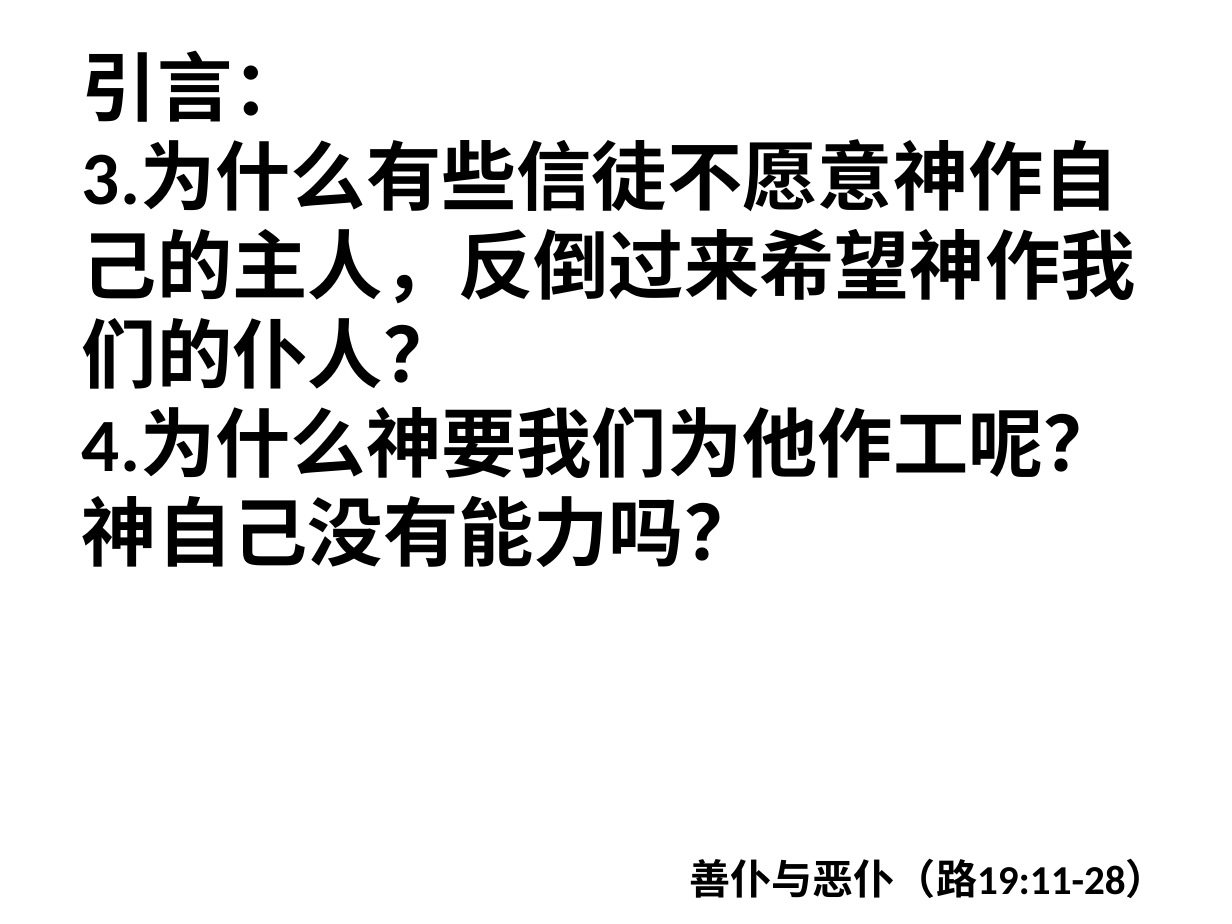
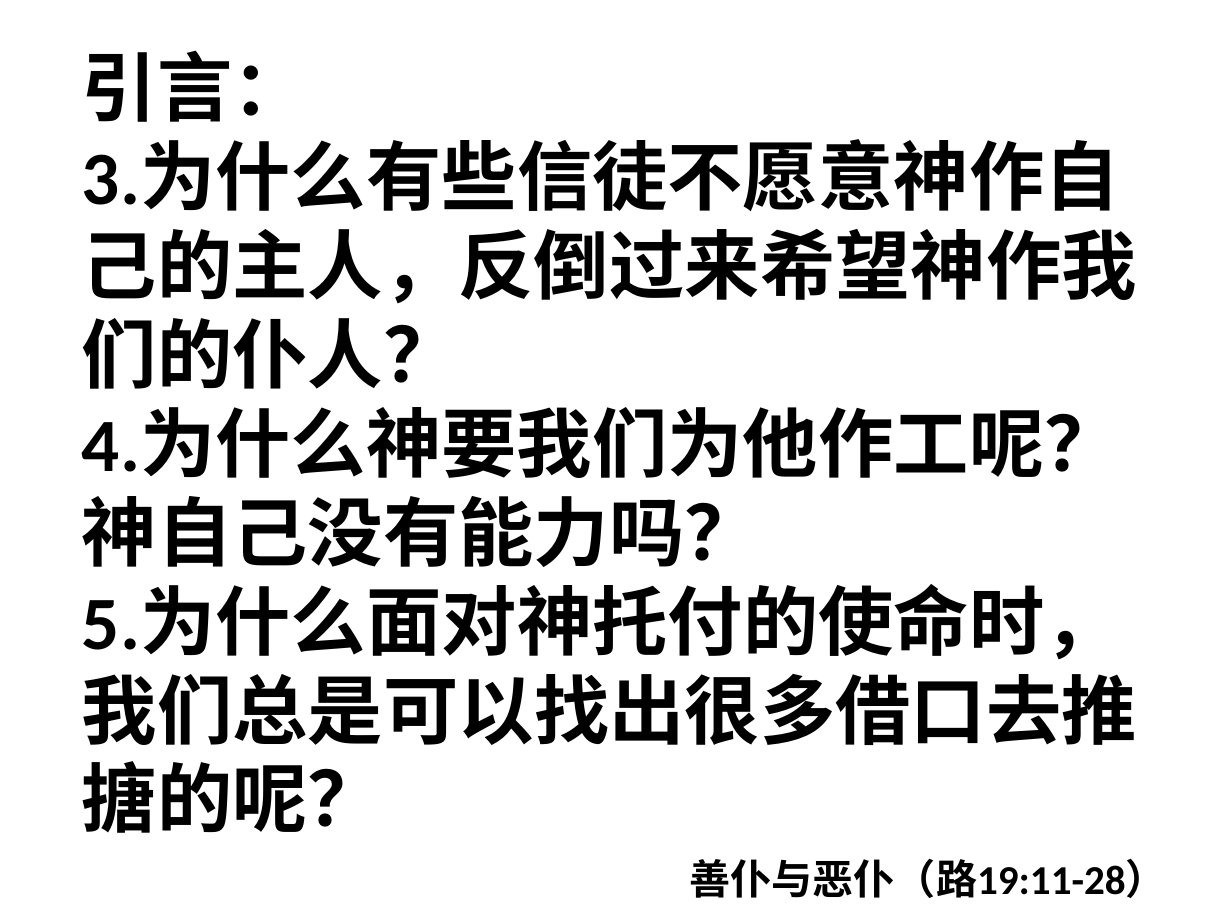
Before and after one commit to jackey-qiu/pyworship, a slide deck: slide 79 of 2023-08-16.pptx. Drawn at 1232x924 pixels with LibreOffice and Linux fonts; fonts in the diff are those of the drawing. Boxes give left, top, right and bottom in pixels: in the first picture for what was removed or moved away, otherwise in the second. Text is boxed around its words. In the diff, an @@ line names an element or a change of style, - is before the commit and + after.

```diff
--- a/2023-08-16.pptx
+++ b/2023-08-16.pptx
@@ text at [82, 586, 1137, 833]: paragraph added @@
+5.为什么面对神托付的使命时，我们总是可以找出很多借口去推搪的呢？
```
Also in this commit, not shown: 7 other slides changed, 14 other files.
